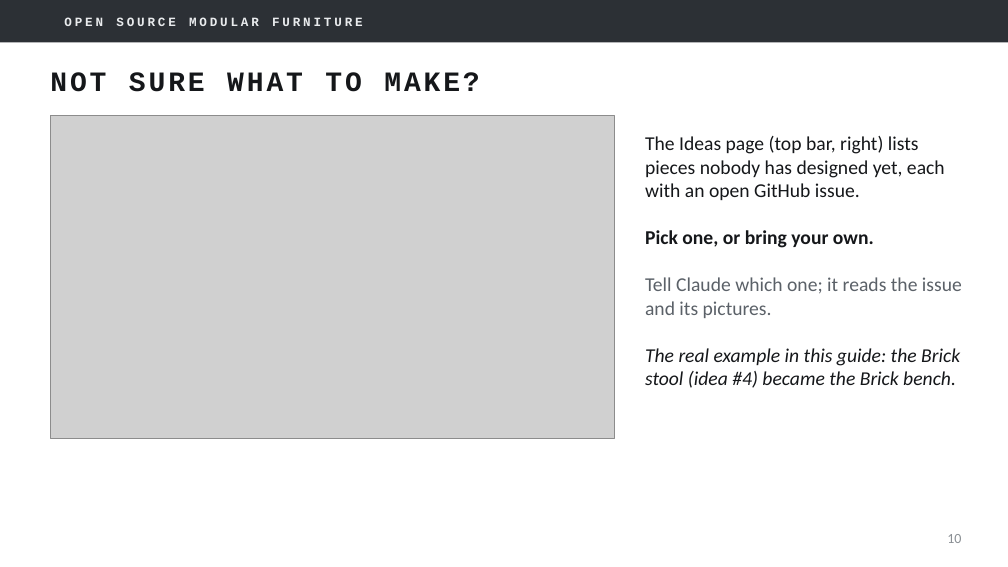
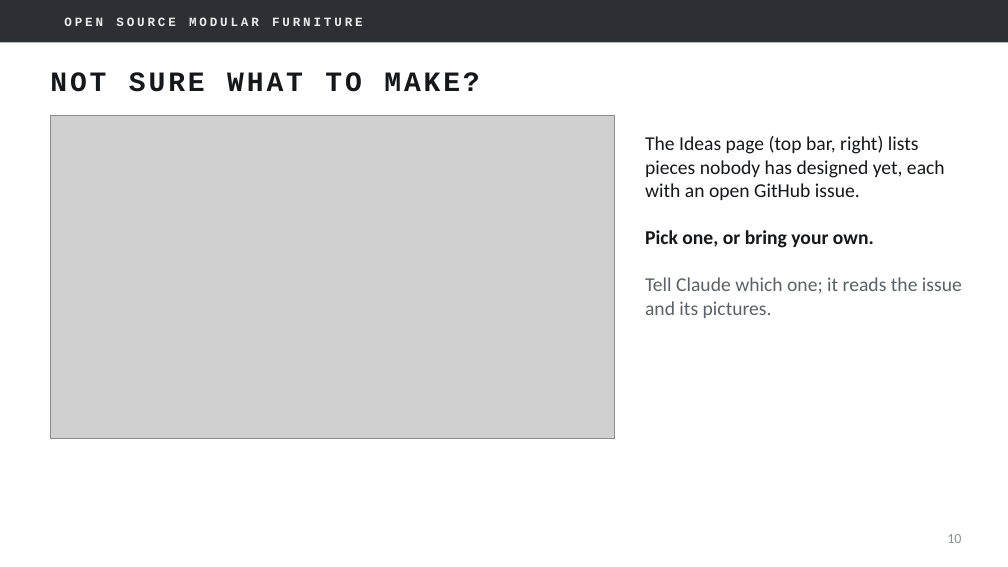
Before and after one commit to mfprado/acrylic-furniture, a slide deck: slide 10 of docs/contributing-guide.pptx. Drawn at 1008x567 pixels with LibreOffice and Linux fonts; fonts in the diff are those of the drawing; grey boxes stand for pictures; background and template pictures are left out. Boxes give left, top, right and bottom in pixels: in the first picture for what was removed or moved away, otherwise in the second. Text is boxed around its words. In the diff, an @@ line names an element or a change of style, - is before the commit and + after.

```diff
--- a/docs/contributing-guide.pptx
+++ b/docs/contributing-guide.pptx
@@ text at (645, 348, 960, 388): paragraph removed @@
-The real example in this guide: the Brick stool (idea #4) became the Brick bench.
```
Also in this commit, not shown: 5 other slides changed, 4 slides removed.
